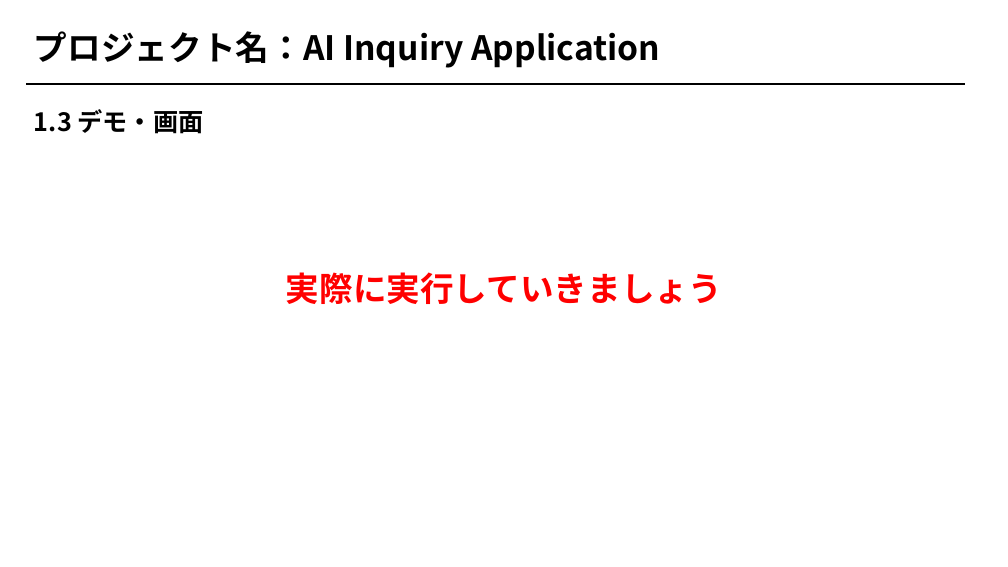
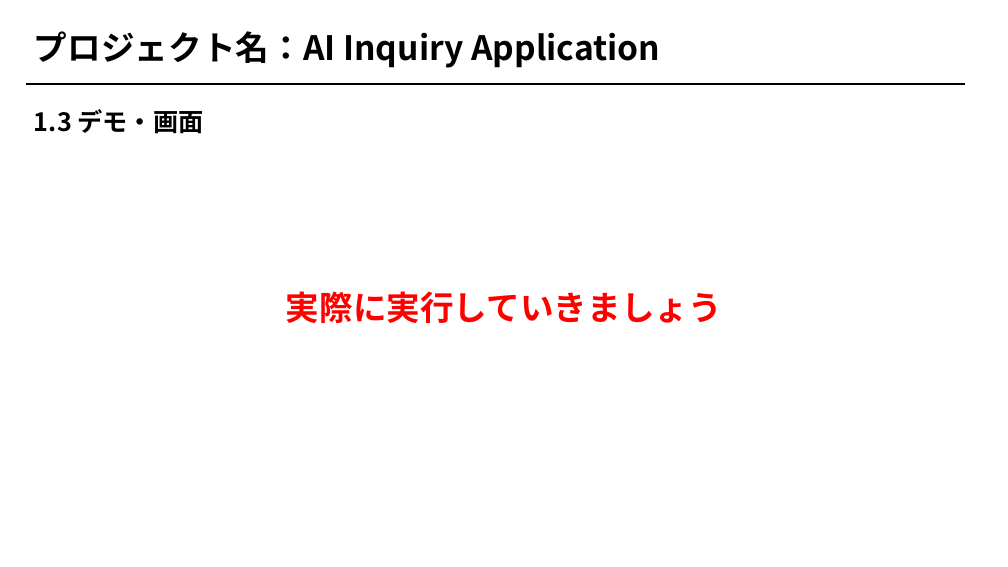
Before and after one commit to Oak-aim/ai-inquiry-application, a slide deck: slide 8 of AI 問い合わせアプリ.pptx. Drawn at 1008x567 pixels with LibreOffice and Linux fonts; fonts in the diff are those of the drawing. Boxes give left, top, right and bottom in pixels: in the first picture for what was removed or moved away, otherwise in the second. Text is boxed around its words. In the diff, an @@ line names an element or a change of style, - is before the commit and + after.

```diff
--- a/AI 問い合わせアプリ.pptx
+++ b/AI 問い合わせアプリ.pptx
@@ text "実際に実行していきましょう": place and size @@
-text "実際に実行していきましょう" at box(286, 272, 722, 304)
+text "実際に実行していきましょう" at box(286, 291, 722, 323)
```
Also in this commit, not shown: 8 other slides changed.
